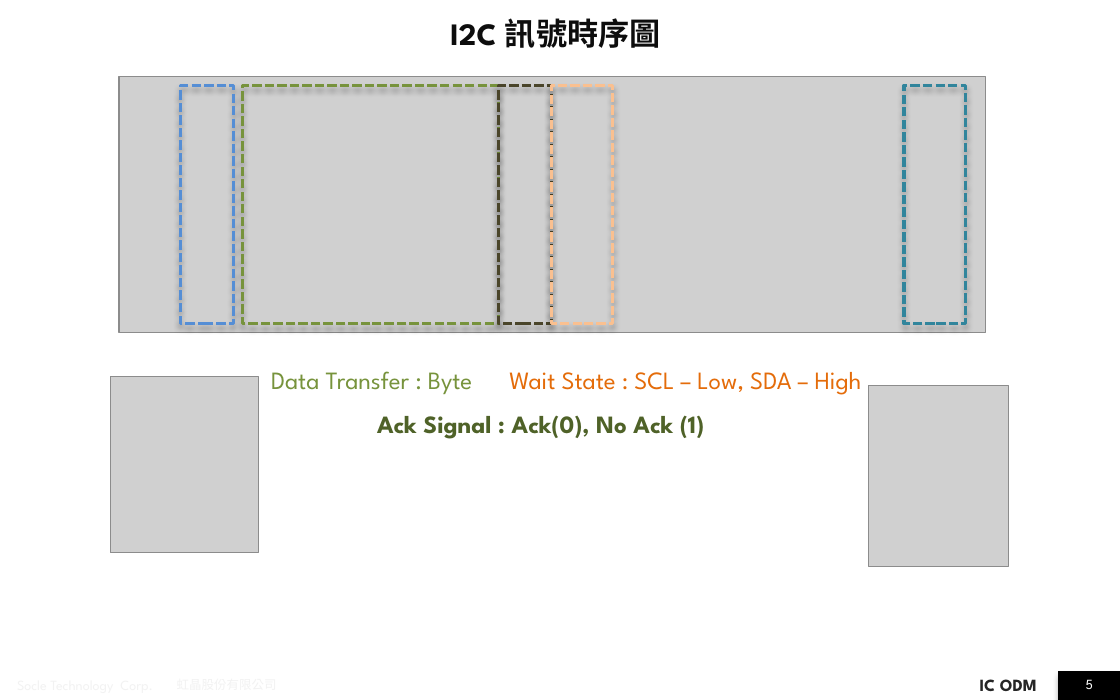
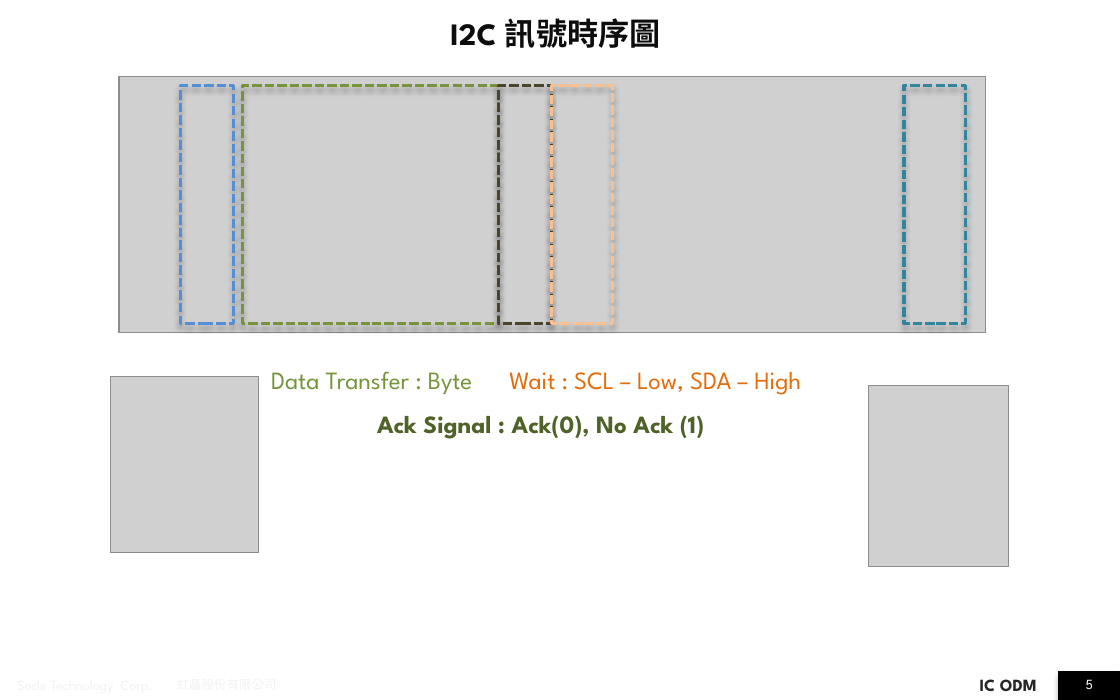
Before and after one commit to JomaskTsai/ppt_linux, a slide deck: slide 5 of i2c_report_ben.pptx. Drawn at 1120x700 pixels with LibreOffice and Linux fonts; fonts in the diff are those of the drawing; grey boxes stand for pictures; background and template pictures are left out. Boxes give left, top, right and bottom in pixels: in the first picture for what was removed or moved away, otherwise in the second. Text is boxed around its words. In the diff, an @@ line names an element or a change of style, - is before the commit and + after.

```diff
--- a/i2c_report_ben.pptx
+++ b/i2c_report_ben.pptx
@@ text at (x1=509, y1=372, x2=801, y2=395): text changed @@
-Wait State : SCL – Low, SDA – High
+Wait : SCL – Low, SDA – High
```
Also in this commit, not shown: 2 other slides changed, 1 slide added.
